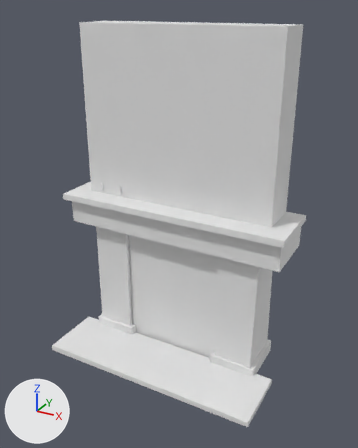
The glTF model art/kit/props/prop.wall_hearth/prop.wall_hearth.glb, before and after one commit.
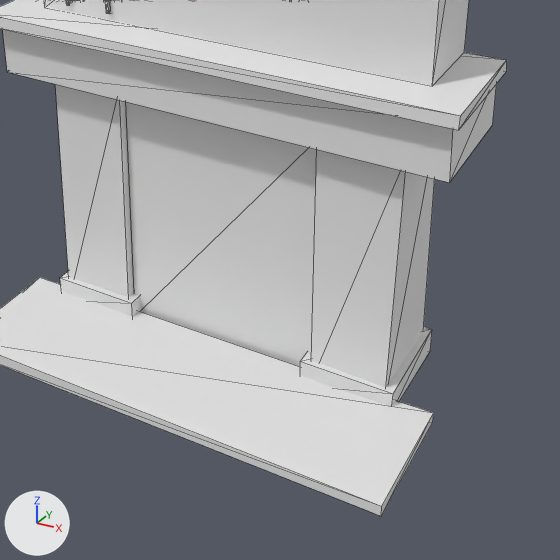
Old and new are each drawn whole from a 50 mm camera at (1.9, -3.718, 2.965) aimed at (0.104, -0.453, 1.332) and again close up on the part from 20% to 92% of the width and 42% to 100% of the height. The lights are fixed; the arrows at lower left show +X, +Y and +Z. The first two pictures are the older version. The close-ups show mesh edges as thin lines. Where no turn or scale is listed for an object, it has been applied to the vertices.

In view in the first close-up: 'prop.wall_hearth'.
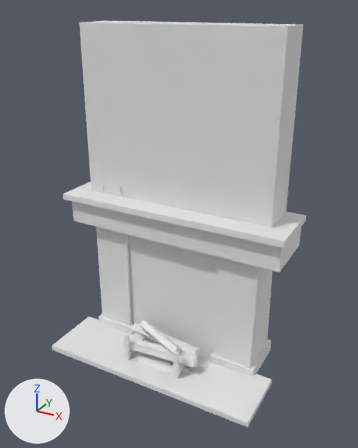
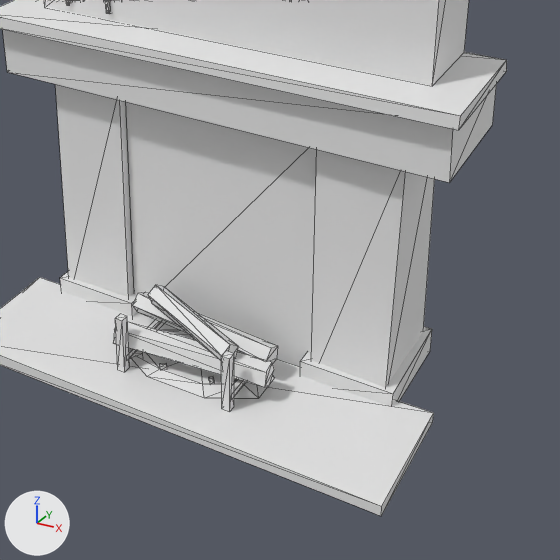
Location of each change, [x1, y1, x2, y2] in pixels of the close-ups (560 x 560 px):
'fire_set', added: after [113, 285, 278, 412]

Diff of the bpy script that builds the scene:
```diff
--- a/art/kit/props/prop.wall_hearth/prop.wall_hearth.glb.py
+++ b/art/kit/props/prop.wall_hearth/prop.wall_hearth.glb.py
@@ me_fire_set @@
+me_fire_set.from_pydata(...)  # 111 vertices, 152 faces; spans x -0.365..0.375, y -0.783..-0.409, z 0.042..0.309
+me_fire_set.materials.append(mat_palette)  # white #e7e7e7
@@ ob_fire_set @@
+ob_fire_set = bpy.data.objects.new('fire_set', me_fire_set)
+ob_fire_set.location = (0.0, 0.0, 0.0)
```
